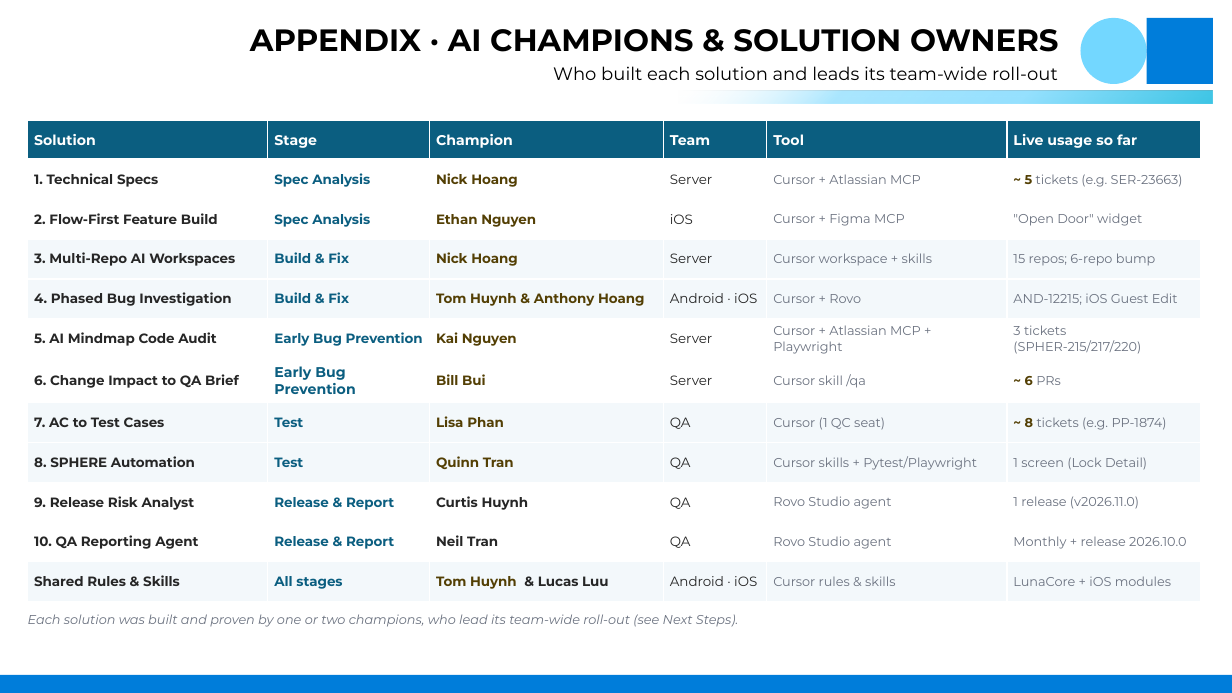
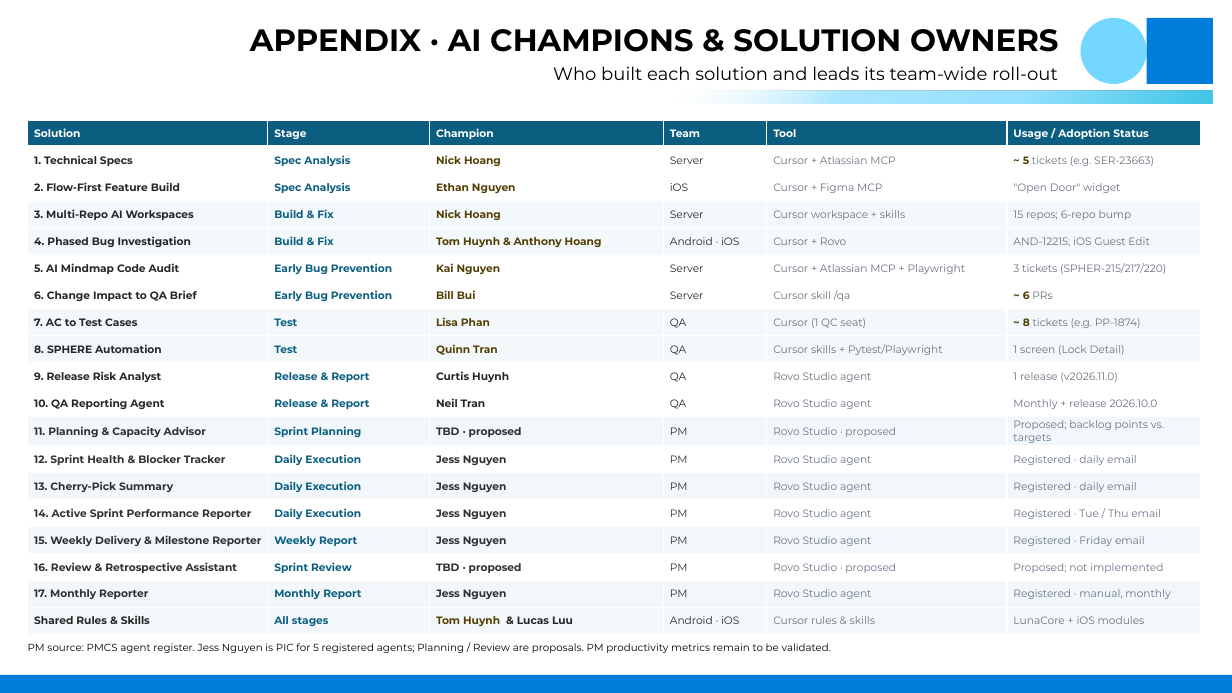
Before and after one commit to violantmt/ChoLon, a slide deck: slide 32 of AA_AI_Adoption_Showcases_PM_Expanded.pptx. Drawn at 1232x693 pixels with LibreOffice and Linux fonts; fonts in the diff are those of the drawing. Boxes give left, top, right and bottom in pixels: in the first picture for what was removed or moved away, otherwise in the second. Text is boxed around its words. In the diff, an @@ line names an element or a change of style, - is before the commit and + after.

```diff
--- a/AA_AI_Adoption_Showcases_PM_Expanded.pptx
+++ b/AA_AI_Adoption_Showcases_PM_Expanded.pptx
@@ table at (28, 120, 1202, 633) @@
-row 1, column 6: Live usage so far
+row 1, column 6: Usage / Adoption Status
+row 12: 11. Planning & Capacity Advisor | Sprint Planning | TBD · proposed | PM | Rovo Studio · proposed | Proposed; backlog points vs. targets
+row 13: 12. Sprint Health & Blocker Tracker | Daily Execution | Jess Nguyen | PM | Rovo Studio agent | Registered · daily email
+row 14: 13. Cherry-Pick Summary | Daily Execution | Jess Nguyen | PM | Rovo Studio agent | Registered · daily email
+row 15: 14. Active Sprint Performance Reporter | Daily Execution | Jess Nguyen | PM | Rovo Studio agent | Registered · Tue / Thu email
+row 16: 15. Weekly Delivery & Milestone Reporter | Weekly Report | Jess Nguyen | PM | Rovo Studio agent | Registered · Friday email
+row 17: 16. Review & Retrospective Assistant | Sprint Review | TBD · proposed | PM | Rovo Studio · proposed | Proposed; not implemented
+row 18: 17. Monthly Reporter | Monthly Report | Jess Nguyen | PM | Rovo Studio agent | Registered · manual, monthly
@@ text at (28, 643, 831, 653): text changed; size 10 to 8 pt; text colour #6B7280 to #000000; italic off @@
-Each solution was built and proven by one or two champions, who lead its team-wide roll-out (see Next Steps).
+PM source: PMCS agent register. Jess Nguyen is PIC for 5 registered agents; Planning / Review are proposals. PM productivity metrics remain to be validated.
```
